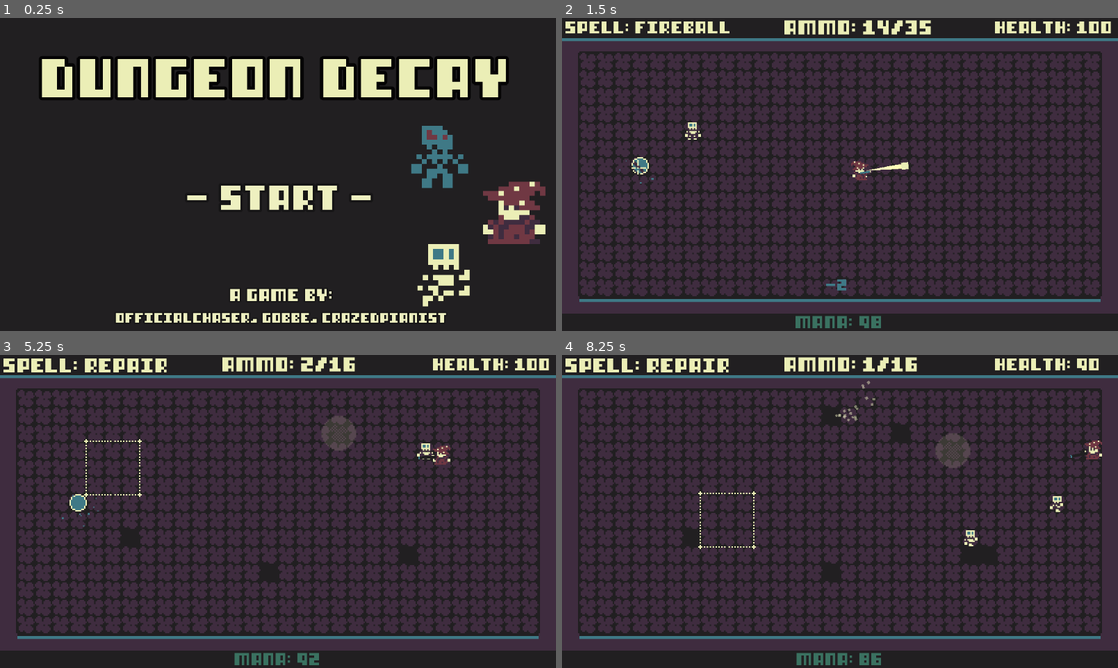
Above: before the commit, frames 1-4 (two rows, left to right).
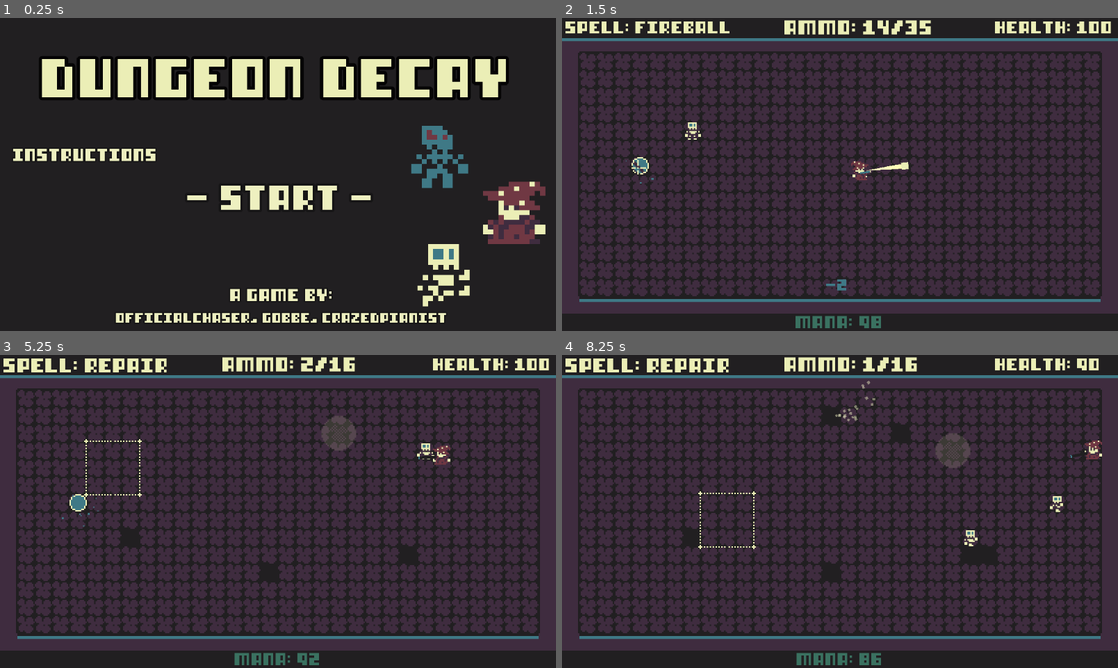
Above: after the commit, the same moments.

Repository: OfficialChaser/Jame-Gam-42
Game: Godot game, scene res://Scenes/main_menu_ui.tscn
The game is run twice, just before and just after one commit, with the same random seed, the same clock (stepped at 60 frames per second) and the same inputs.
Inputs (mouse positions are in pixels of both pictures, inside the frame that each line leads up to):
- Up to frame 1 (0.25 s): no input
- Up to frame 2 (1.5 s): click "- Start -" at 0.5 s; move the mouse to (962, 158) at 1.27 s; hold D (move_right) from 1.28 s (still down); click (962, 158) at 1.35 s
- Up to frame 3 (5.25 s): move the mouse to (166, 527) at 2.02 s; release D (move_right) at 2.03 s; hold S (move_down) 2.03-2.78 s; right-click (166, 527) at 2.1 s; move the mouse to (333, 442) at 2.77 s; hold D (move_right) 2.78-3.53 s; click (333, 442) at 2.85 s; move the mouse to (250, 574) at 3.52 s; hold W (move_up) 3.53-4.28 s; right-click (250, 574) at 3.6 s; move the mouse to (444, 558) at 4.27 s; hold A (move_left) from 4.28 s (still down); click (444, 558) at 4.35 s; move the mouse to (111, 464) at 5.02 s; right-click (111, 464) at 5.1 s
- Up to frame 4 (8.25 s): move the mouse to (867, 511) at 5.77 s; release A (move_left) at 5.78 s; hold S (move_down) 5.78-6.53 s; click (867, 511) at 5.85 s; move the mouse to (756, 433) at 6.52 s; hold D (move_right) 6.53-7.28 s; right-click (756, 433) at 6.6 s; move the mouse to (962, 495) at 7.27 s; hold W (move_up) 7.28-8.03 s; click (962, 495) at 7.35 s; move the mouse to (728, 527) at 8.02 s; hold D (move_right) from 8.03 s (still down); right-click (728, 527) at 8.1 s

The runs differ from the first frame. In frame 1, 0.7% of the frame differs, in the area x 2-28%, y 41-46%; in frame 2, nothing differs; in frame 3, less than 0.1%; in frame 4, less than 0.1%.

Commit message:
Forgot this UI thing
yeah

Diff:
--- a/Scenes/main_menu_ui.tscn
+++ b/Scenes/main_menu_ui.tscn
@@ -186,6 +186,30 @@
 horizontal_alignment = 1
 vertical_alignment = 1
 
+[node name="Label4" type="Label" parent="."]
+layout_mode = 1
+anchors_preset = 7
+anchor_left = 0.5
+anchor_top = 1.0
+anchor_right = 0.5
+anchor_bottom = 1.0
+offset_left = -594.0
+offset_top = -428.0
+offset_right = -204.0
+offset_bottom = -301.0
+grow_horizontal = 2
+grow_vertical = 0
+theme_override_colors/font_color = Color(0.933333, 0.941176, 0.752941, 1)
+theme_override_colors/font_outline_color = Color(0.0862745, 0.0823529, 0.0862745, 1)
+theme_override_constants/outline_size = 10
+theme_override_constants/line_spacing = 9
+theme_override_fonts/font = ExtResource("1_8ekwj")
+theme_override_font_sizes/font_size = 25
+text = "INSTRUCTIONS
+"
+horizontal_alignment = 1
+vertical_alignment = 1
+
 [node name="StartButton" type="Button" parent="."]
 layout_mode = 1
 anchors_preset = 8
